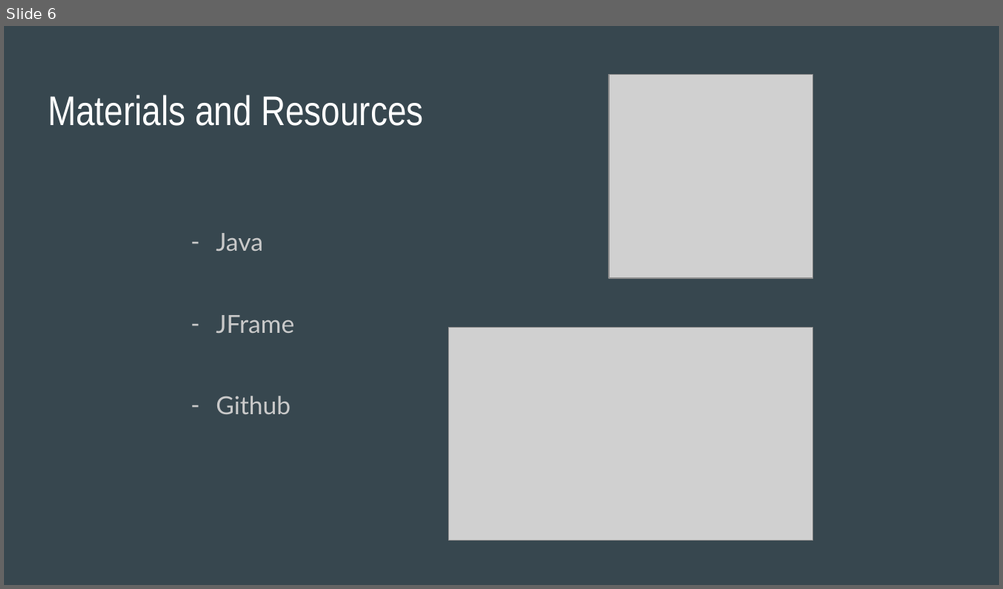
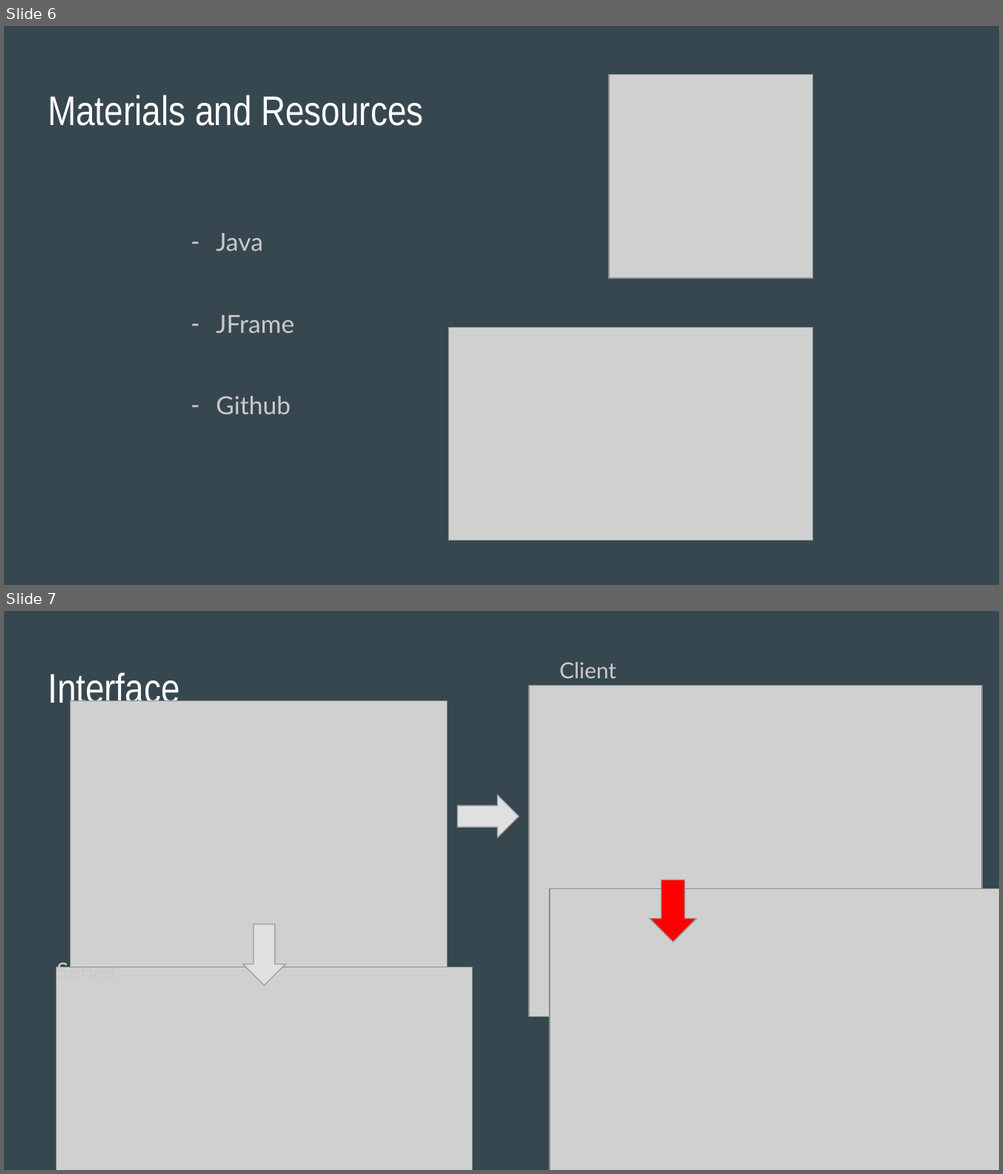
Before and after one commit to aaron-monahan/Network-Speed-Tester-, a slide deck: docs/Speed Jester Presentation.pptx. Shown one above the other, each under a label of ours: slide 6 before the commit, slides 6 and 7 after it. The pictures are 1003x589 and 1003x1174 pixels, drawn with LibreOffice and Linux fonts; fonts in the diff are those of the drawing; grey boxes stand for pictures. Boxes give left, top, right and bottom in pixels: in the first picture for what was removed or moved away, otherwise in the second. Text is boxed around its words. In the diff, an @@ line names an element or a change of style, - is before the commit and + after.

Commit message:
Presentation 2

```diff
--- a/docs/Speed Jester Presentation.pptx
+++ b/docs/Speed Jester Presentation.pptx
@@ slide 7 added at [4, 611, 999, 1170], background #37474F @@
@@ title added at [48, 672, 179, 710], 30 pt, text #FFFFFF @@
+Interface
@@ text added at [559, 662, 616, 678], 16 pt, text #CACACA @@
+Client
@@ picture added at [529, 686, 982, 1018] @@
@@ picture added at [71, 701, 447, 968] @@
@@ right arrow added at [458, 795, 519, 837], fill #E0E0E0, outline #9E9E9E 0.75 pt @@
@@ picture added at [549, 889, 999, 1170] @@
@@ down arrow added at [649, 880, 696, 943], fill #FF0000, outline #9E9E9E 0.75 pt @@
@@ right arrow added at [243, 924, 286, 985], fill #E0E0E0, outline #9E9E9E 0.75 pt @@
@@ text added at [57, 960, 119, 968], 16 pt, text #CACACA @@
+Server
@@ picture added at [56, 967, 472, 1170] @@
```
Also in this commit, not shown: 1 slide changed.
